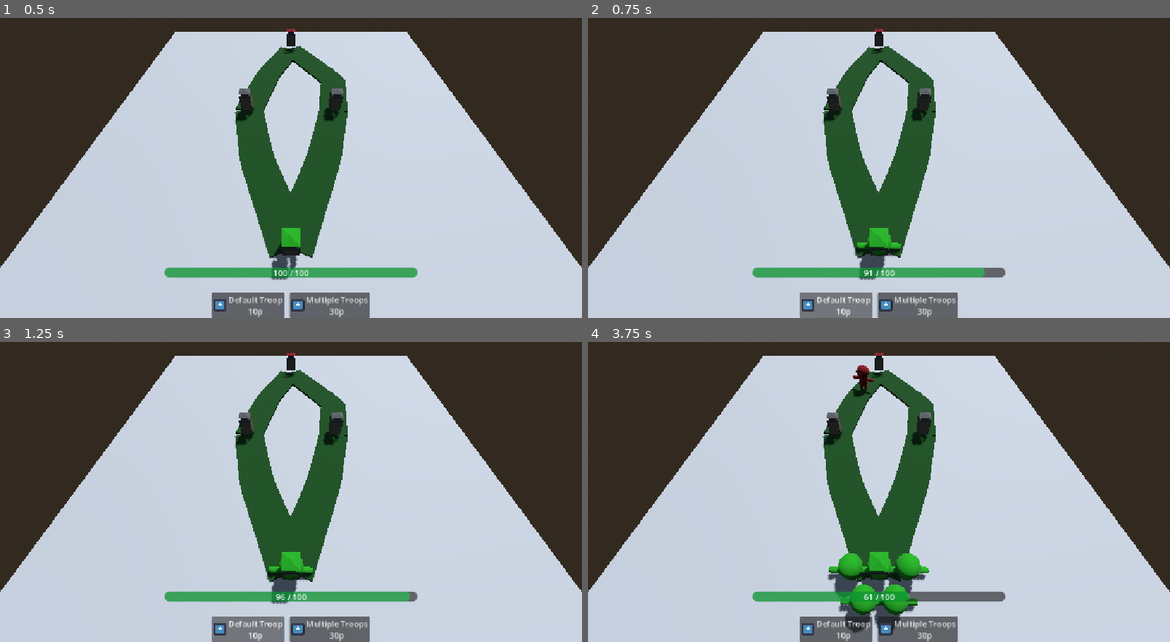
Above: before the commit, frames 1-4 (two rows, left to right).
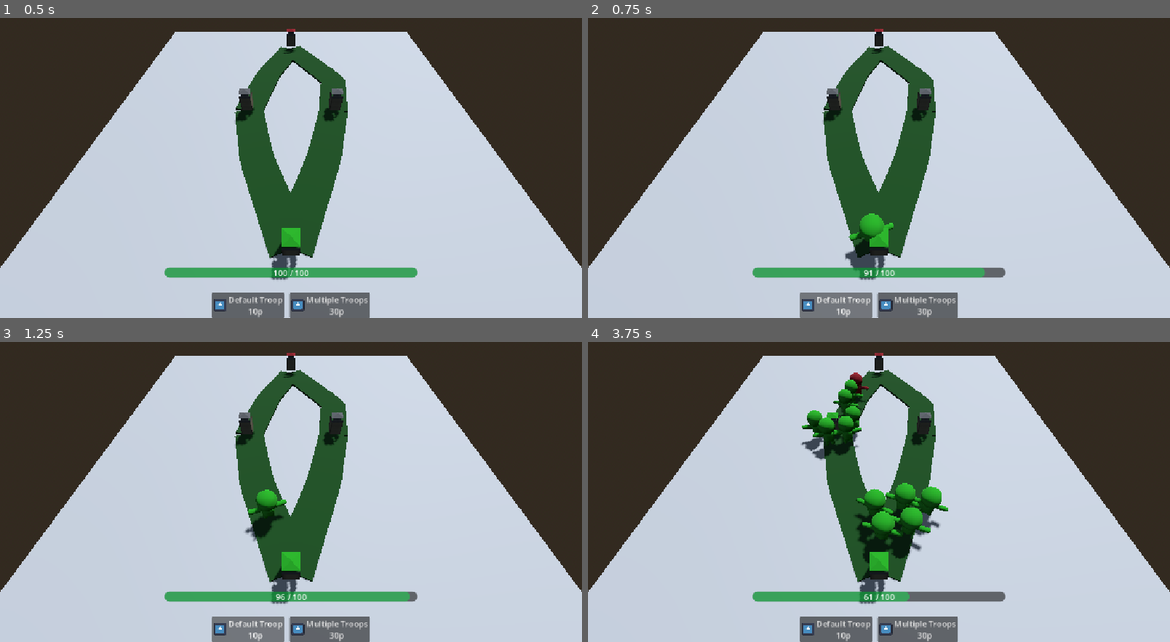
Above: after the commit, the same moments.

Repository: redd096/CrossCommunityGameJam2026
Game: Godot game, scene res://Scenes/game_scene.tscn
Two runs of this game, one before a commit and one after it. Both use one fixed random seed, a clock stepped at 60 frames per second and the inputs below. The engine's default icon, where the game draws it, is replaced by a stand-in: a white triangle on a blue panel in a dark square.
Inputs (mouse positions are in pixels of both pictures, inside the frame that each line leads up to):
- Up to frame 1 (0.5 s): no input
- Up to frame 2 (0.75 s): click "Default Troop 10p" at 0.5 s
- Up to frame 3 (1.25 s): no input
- Up to frame 4 (3.75 s): click "Multiple Troops 30p" at 1.25 s; move the mouse to (1007, 462) at 2.02 s; hold Right (ui_right) 2.03-2.78 s; click (1007, 462) at 2.17 s; move the mouse to (762, 495) at 2.77 s; hold Down (ui_down) 2.78-3.53 s; tap Enter (ui_accept) at 3.02 s; move the mouse to (937, 408) at 3.52 s; hold Right (ui_right) from 3.53 s (still down)

Frame 1 is identical in both runs. In frame 2, 0.7% of the frame differs, in the area x 44-54%, y 65-85%; in frame 3, 0.8%; in frame 4, 6.4%, in the area x 36-62%, y 7-98%.

Commit message:
fix

Diff:
--- a/Scripts/units/enemy/states/enemy_idle_state.gd
+++ b/Scripts/units/enemy/states/enemy_idle_state.gd
@@ -20,6 +20,9 @@
 	# arrived on an empty tower: conquer it immediately
 	if current_node.current_faction == OrphanUnit.ECharacterFaction.NONE:
 		current_node.on_tower_destroyed(sm.unit.faction)
+
+	# do immediatly the first check
+	_check_what_to_do()
 
 
 func _process_state(delta: float) -> void:
--- a/Scripts/units/player/states/player_idle_state.gd
+++ b/Scripts/units/player/states/player_idle_state.gd
@@ -22,6 +22,9 @@
 	if current_node.current_faction == OrphanUnit.ECharacterFaction.NONE:
 		current_node.on_tower_destroyed(sm.unit.faction)
 
+	# do immediatly the first check
+	_check_what_to_do()
+
 
 func _process_state(delta: float) -> void:
 	# every few seconds, check what to do
@@ -33,7 +36,7 @@
 
 func _check_what_to_do() -> void:
 	# if find targets, attack
-	if sm.look_for_targets_component.are_there_targets(OrphanUnit.ECharacterFaction.PLAYER):
+	if sm.look_for_targets_component.are_there_targets(OrphanUnit.ECharacterFaction.ENEMY):
 		sm.set_state(sm.attack_state)
 		return
 
